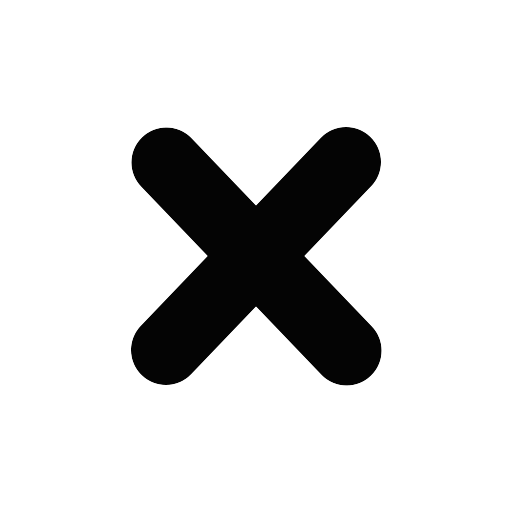
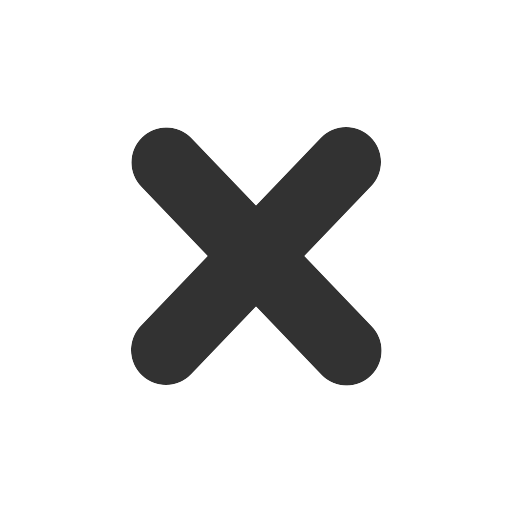
Revision of a layered 512px x 512px image; what changed, layer by layer:
pixels changed over [131, 127, 382, 386] (layer not identified)